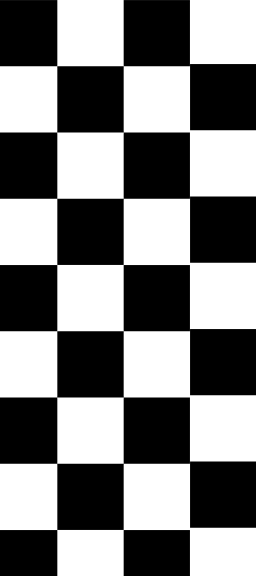
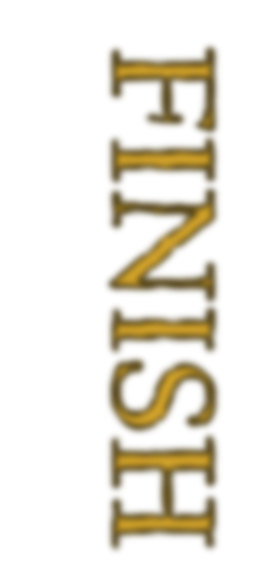
Layered file, before and after one edit (256 x 576). Changes by layer:
removed layer "Layer 8 copy 5" over (190, 41, 222, 63)
added layer "Finish" above "START" over (101, 40, 224, 557)
hid "Layer 8 copy 4" over (0, 530, 190, 576)
hid "Layer 8 copy 3" over (190, 329, 256, 554)
hid "Layer 8 copy" over (190, 64, 256, 329)
hid "Layer 8 copy 2" over (0, 265, 190, 530)
hid "Layer 8" over (0, 0, 190, 265)
